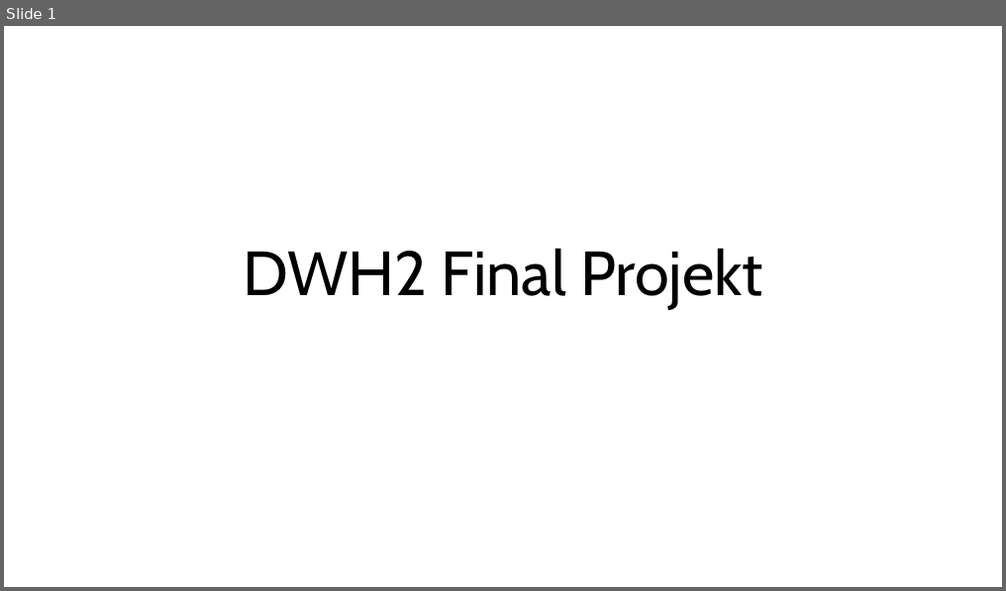
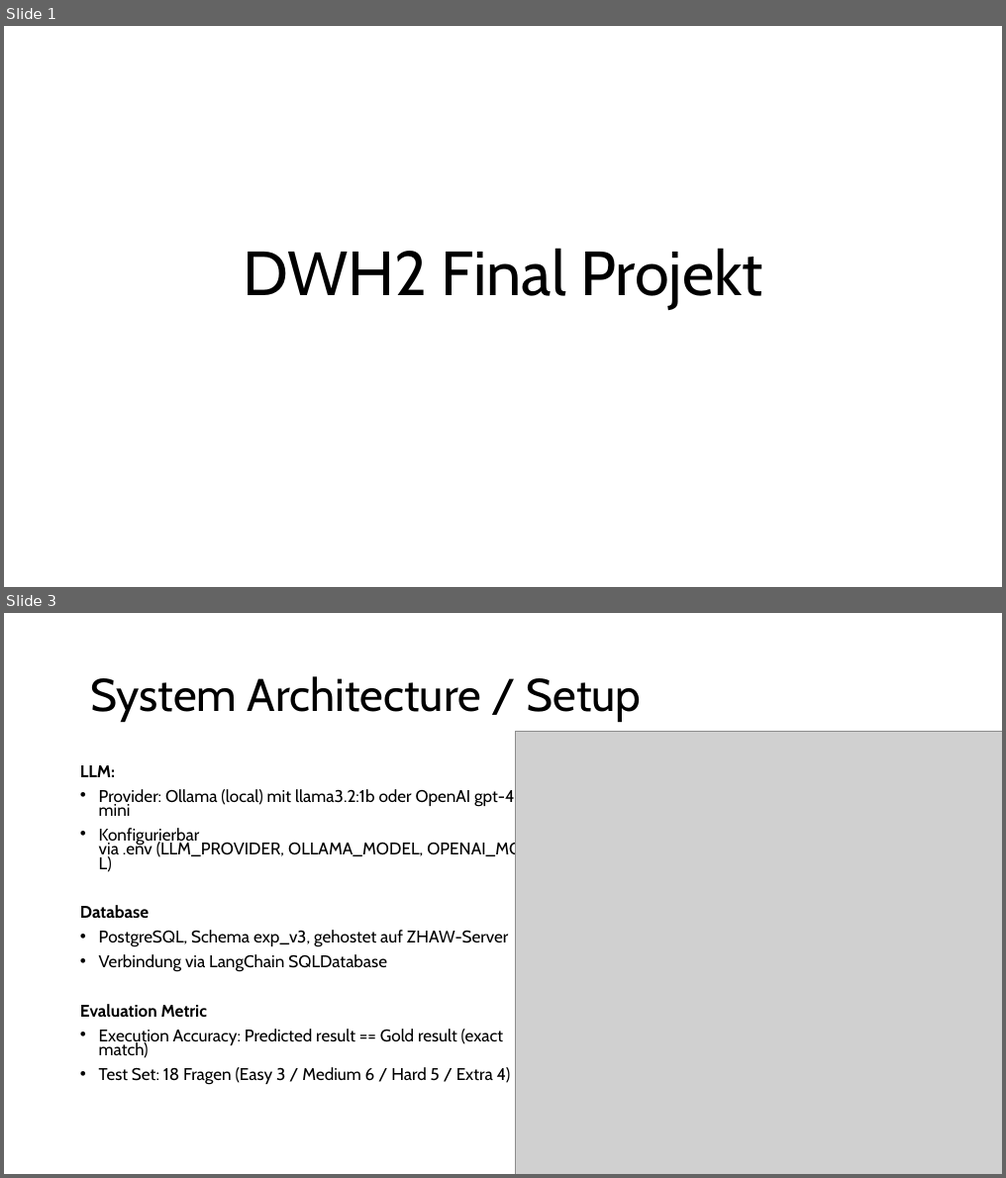
Before and after one commit to bjoern555/dwh2-text-to-sql, a slide deck: docs/DHW2_Wagner_Kryeziu_Johnson.pptx. Shown one above the other, each under a label of ours: slide 1 before the commit, slides 1 and 3 after it; the slides between them are not shown. The pictures are 1006x591 and 1006x1178 pixels, drawn with LibreOffice and Linux fonts; fonts in the diff are those of the drawing; grey boxes stand for pictures. Boxes give left, top, right and bottom in pixels: in the first picture for what was removed or moved away, otherwise in the second. Text is boxed around its words. In the diff, an @@ line names an element or a change of style, - is before the commit and + after.

```diff
--- a/docs/DHW2_Wagner_Kryeziu_Johnson.pptx
+++ b/docs/DHW2_Wagner_Kryeziu_Johnson.pptx
@@ slide 3 added at bbox=[4, 613, 1002, 1174], background #FFFFFF @@
@@ title added at bbox=[90, 676, 641, 722], 44 pt, text #000000 @@
+System Architecture / Setup
@@ picture added at bbox=[515, 731, 1002, 1174] @@
@@ text added at bbox=[80, 765, 544, 1085], 16.3 pt, text #000000 @@
+LLM:
+• Provider: Ollama (local) mit llama3.2:1b oder OpenAI gpt-4o-mini
+• Konfigurierbar via .env (LLM_PROVIDER, OLLAMA_MODEL, OPENAI_MODEL)
+Database
+• PostgreSQL, Schema exp_v3, gehostet auf ZHAW-Server
+• Verbindung via LangChain SQLDatabase
+Evaluation Metric
+• Execution Accuracy: Predicted result == Gold result (exact match)
+• Test Set: 18 Fragen (Easy 3 / Medium 6 / Hard 5 / Extra 4)
```
Also in this commit, not shown: 6 other slides added, 1 slide removed.
